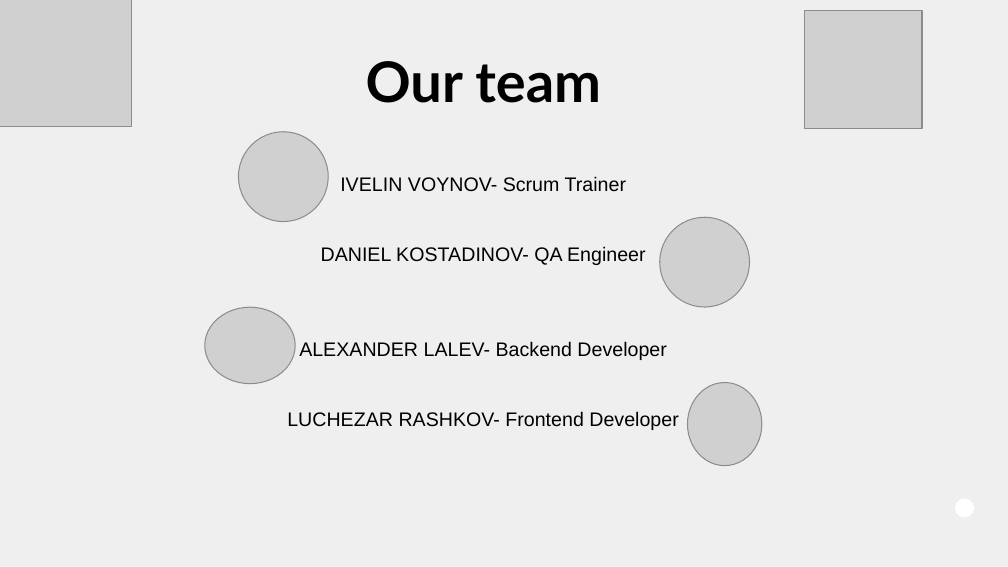
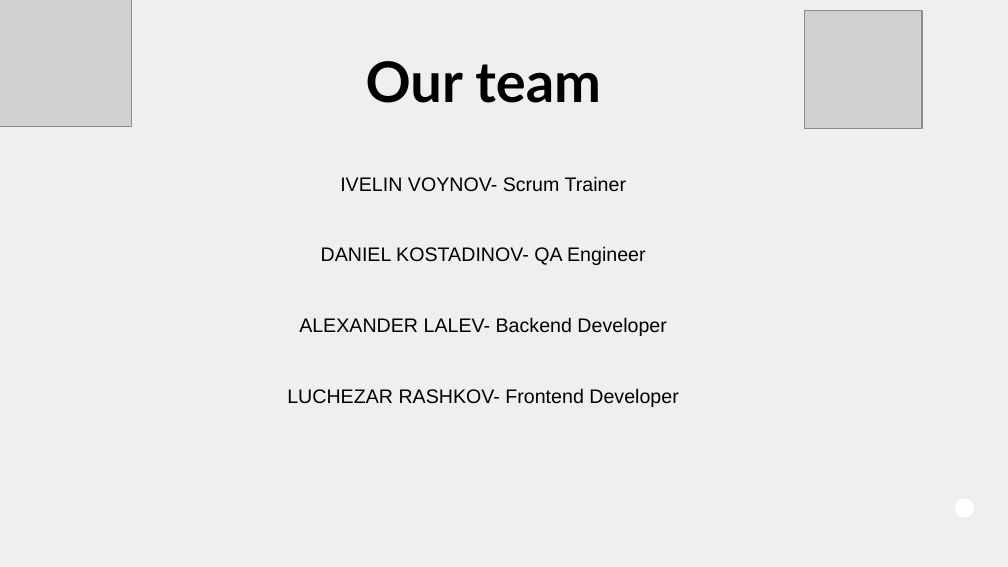
Before and after one commit to codingburgas/linked-list-sprint-project-mastercoders, a slide deck: slide 3 of doc/MasterCoders.pptx. Drawn at 1008x567 pixels with LibreOffice and Linux fonts; fonts in the diff are those of the drawing; grey boxes stand for pictures; background and template pictures are left out. Boxes give left, top, right and bottom in pixels: in the first picture for what was removed or moved away, otherwise in the second. Text is boxed around its words. In the diff, an @@ line names an element or a change of style, - is before the commit and + after.

```diff
--- a/doc/MasterCoders.pptx
+++ b/doc/MasterCoders.pptx
@@ picture removed at [239, 132, 329, 222] @@
@@ text "IVELIN VOYNOV- Scrum Trainer" rewrapped from [287, 176, 678, 430] to [287, 176, 678, 407] @@
@@ picture removed at [659, 218, 749, 307] @@
@@ picture removed at [205, 307, 295, 384] @@
@@ picture removed at [687, 383, 762, 466] @@
```
Also in this commit, not shown: 2 other files.
